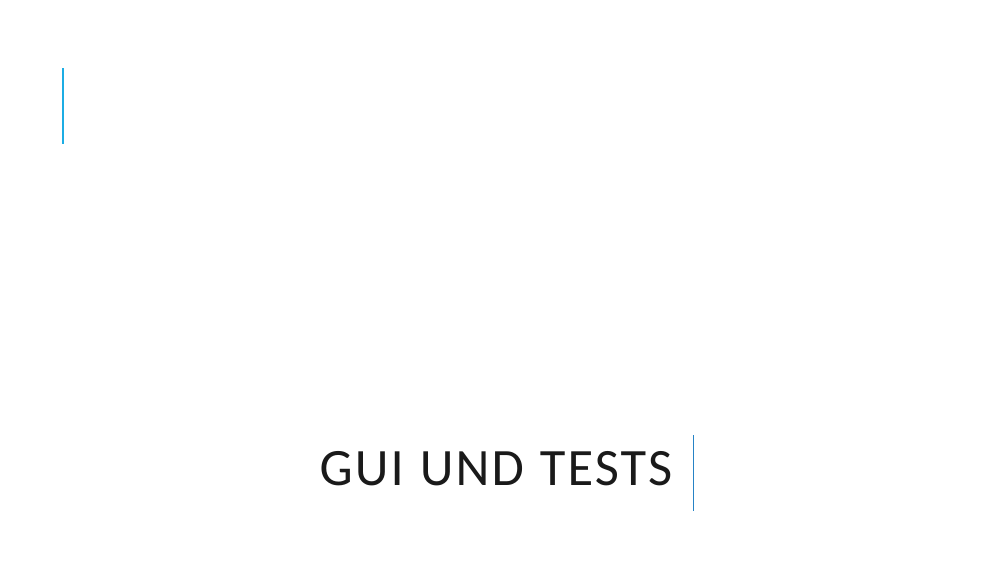
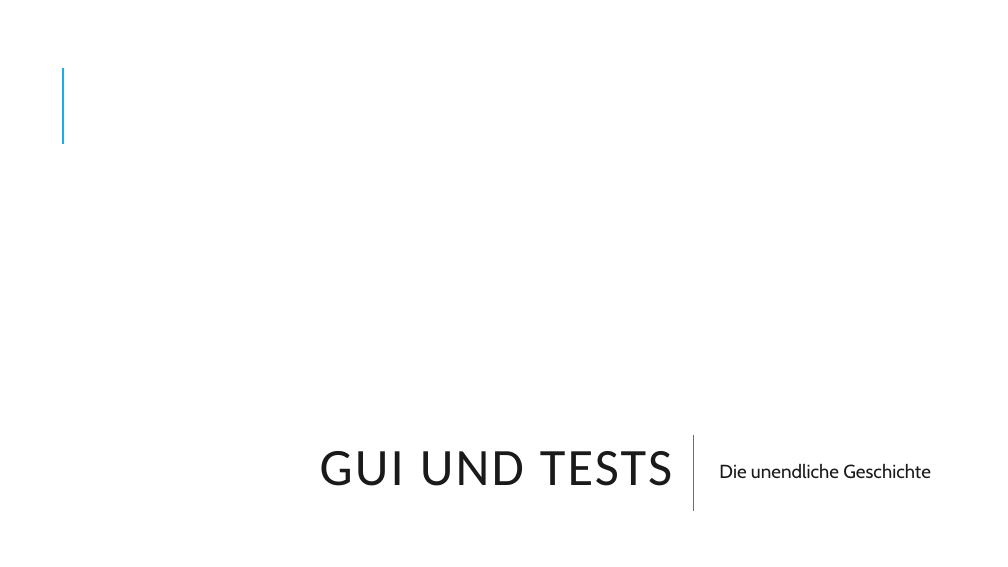
Before and after one commit to Dabjazz/SportsClubManager, a slide deck: slide 43 of Presentation/Presentation.pptx. Drawn at 1008x567 pixels with LibreOffice and Linux fonts; fonts in the diff are those of the drawing; background and template pictures are left out. Boxes give left, top, right and bottom in pixels: in the first picture for what was removed or moved away, otherwise in the second. Text is boxed around its words. In the diff, an @@ line names an element or a change of style, - is before the commit and + after.

```diff
--- a/Presentation/Presentation.pptx
+++ b/Presentation/Presentation.pptx
@@ text added at bbox=[719, 464, 931, 479], 18 pt, text #1A1A1A @@
+Die unendliche Geschichte
```
Also in this commit, not shown: 5 other slides changed, 2 other files.
